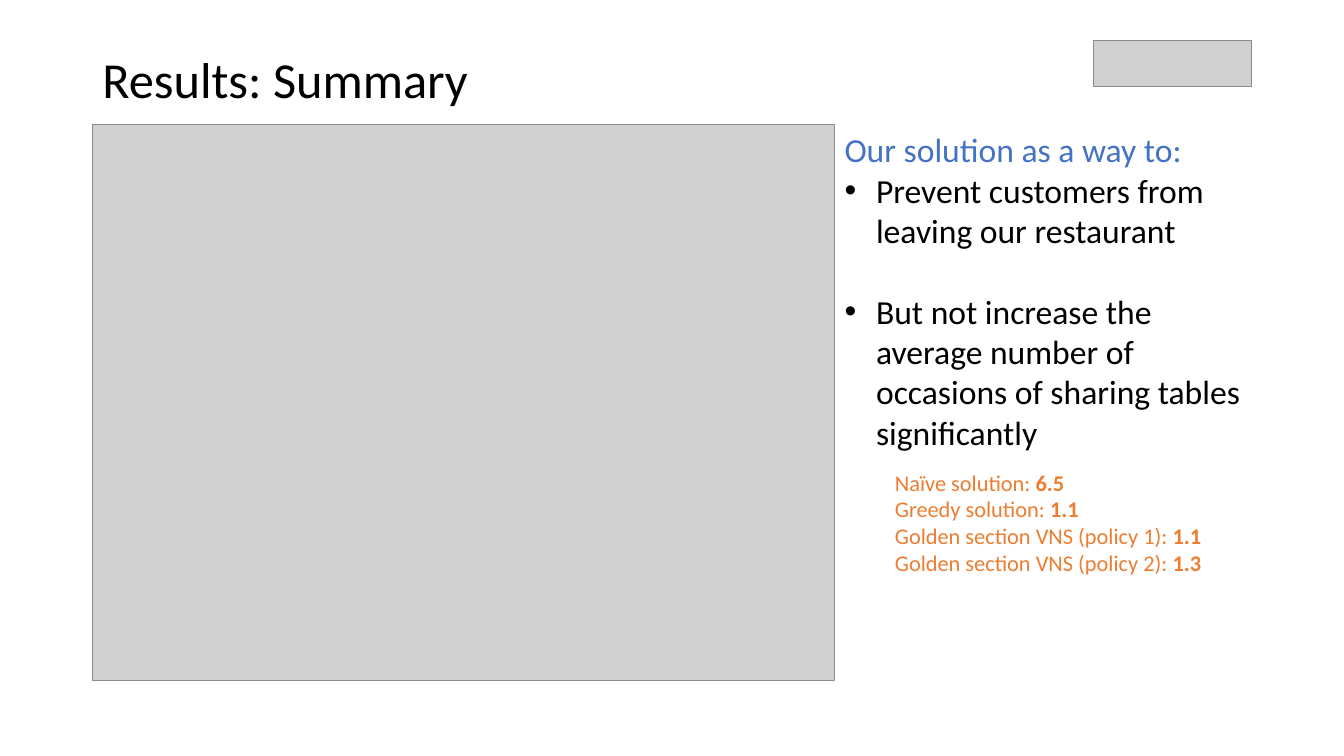
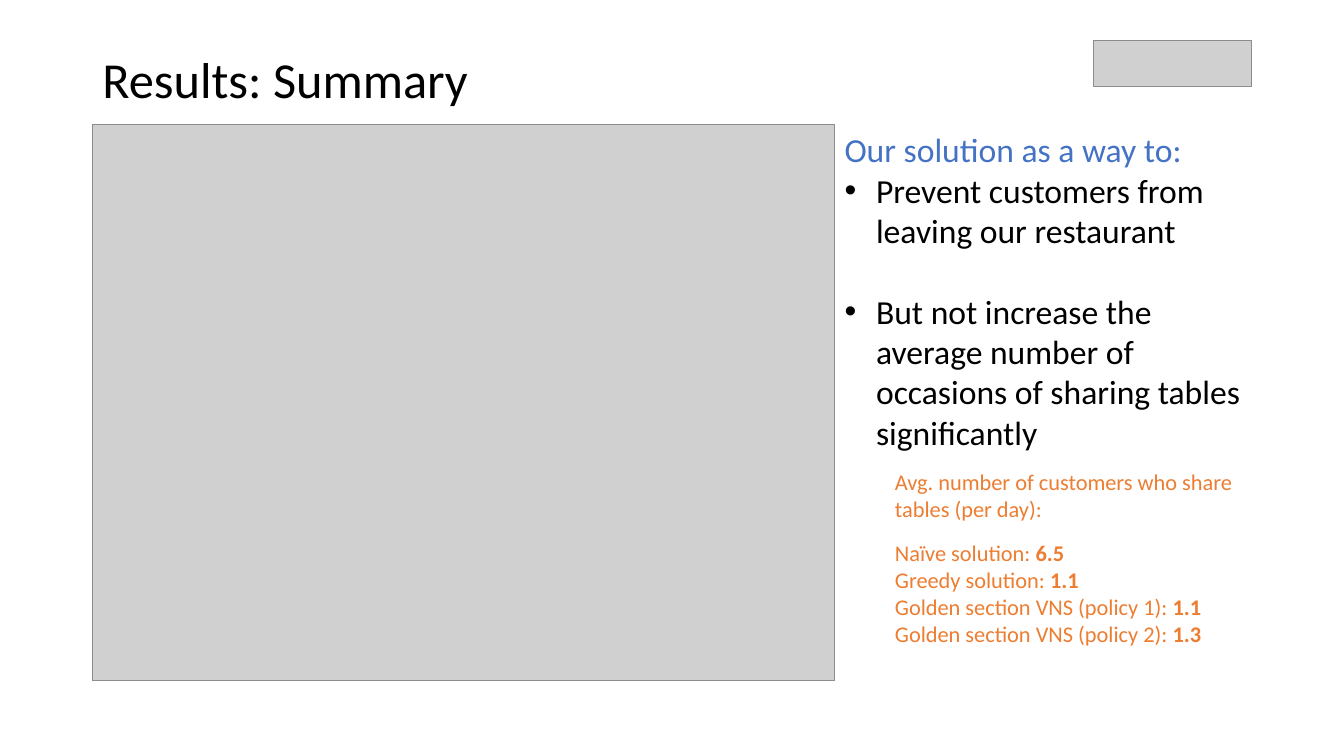
Before and after one commit to parkjan4/OptSim, a slide deck: slide 34 of Presentation.pptx. Drawn at 1344x756 pixels with LibreOffice and Linux fonts; fonts in the diff are those of the drawing; grey boxes stand for pictures. Boxes give left, top, right and bottom in pixels: in the first picture for what was removed or moved away, otherwise in the second. Text is boxed around its words. In the diff, an @@ line names an element or a change of style, - is before the commit and + after.

```diff
--- a/Presentation.pptx
+++ b/Presentation.pptx
@@ text at [895,474,1232,521]: paragraph added @@
+  Avg. number of customers who share tables (per day):
```
Also in this commit, not shown: 1 slide added, 4 other files.
